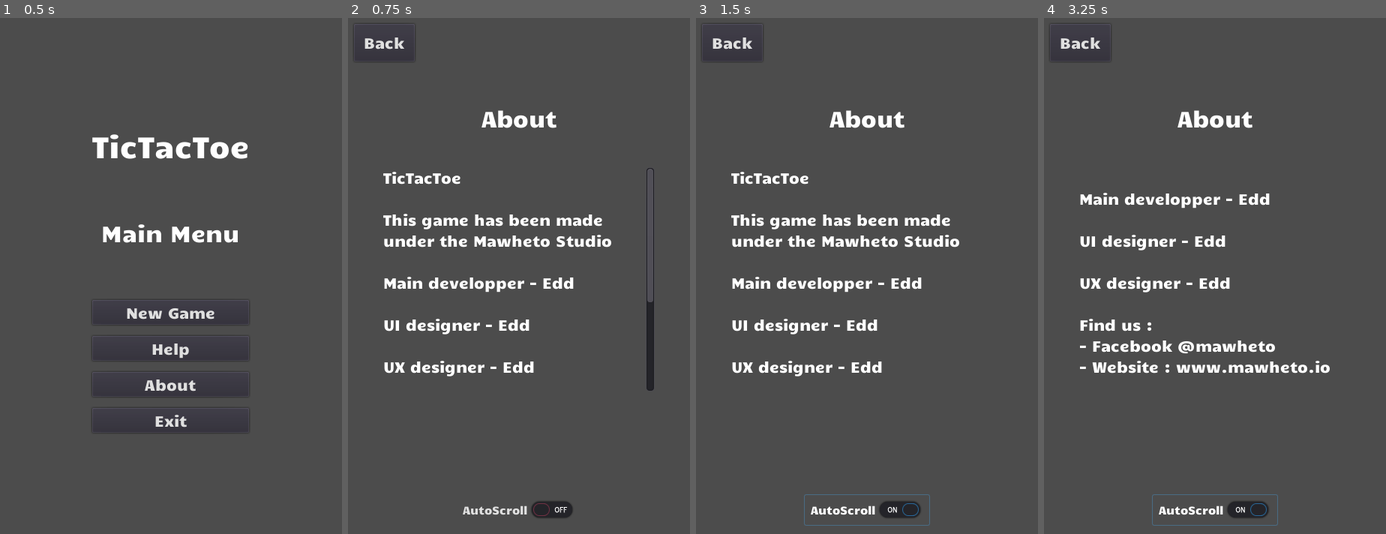
Above: before the commit, frames 1-4 (left to right).
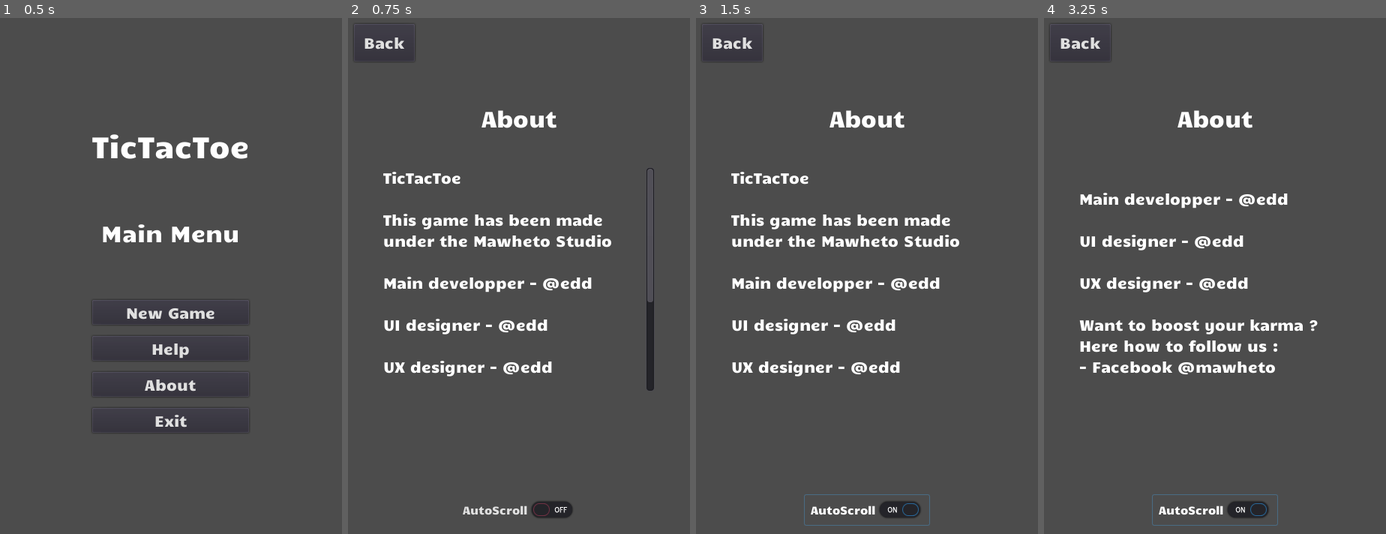
Above: after the commit, the same moments.

Repository: edd34/TicTacToe_Godot
Game: Godot game, scene res://Scenes/MainMenu.tscn
Two runs of this game, one before a commit and one after it. Both use one fixed random seed, a clock stepped at 60 frames per second and the inputs below.
Inputs:
- Up to frame 1 (0.5 s): no input
- Up to frame 2 (0.75 s): click "About" at 0.5 s
- Up to frame 3 (1.5 s): click "AutoScroll" at 1.25 s
- Up to frame 4 (3.25 s): click "AutoScroll" at 2 s; click "AutoScroll" at 2.75 s

Frame 1 is identical in both runs. In frame 2, 0.6% of the frame differs, in the area x 44-72%, y 50-70%; in frame 3, 0.6%; in frame 4, 2.9%, in the area x 10-84%, y 34-70%.

Commit message:
update text about

Diff:
--- a/Scenes/About.tscn
+++ b/Scenes/About.tscn
@@ -159,17 +159,16 @@
 
 This game has been made under the Mawheto Studio
 
-Main developper - Edd
-
-UI designer - Edd
-
-UX designer - Edd
-
-Find us :
+Main developper - @edd
+
+UI designer - @edd
+
+UX designer - @edd
+
+Want to boost your karma ? Here how to follow us :
 - Facebook @mawheto
-- Website : www.mawheto.io
-
-All right reserved - Mawheto, 2018"
+
+All right reserved - Mawheto, 2018 "
 visible_characters = -1
 percent_visible = 1.0
 meta_underlined = true
@@ -178,17 +177,16 @@
 
 This game has been made under the Mawheto Studio
 
-Main developper - Edd
-
-UI designer - Edd
-
-UX designer - Edd
-
-Find us :
+Main developper - @edd
+
+UI designer - @edd
+
+UX designer - @edd
+
+Want to boost your karma ? Here how to follow us :
 - Facebook @mawheto
-- Website : www.mawheto.io
-
-All right reserved - Mawheto, 2018"
+
+All right reserved - Mawheto, 2018 "
 scroll_active = true
 scroll_following = false
 selection_enabled = false
